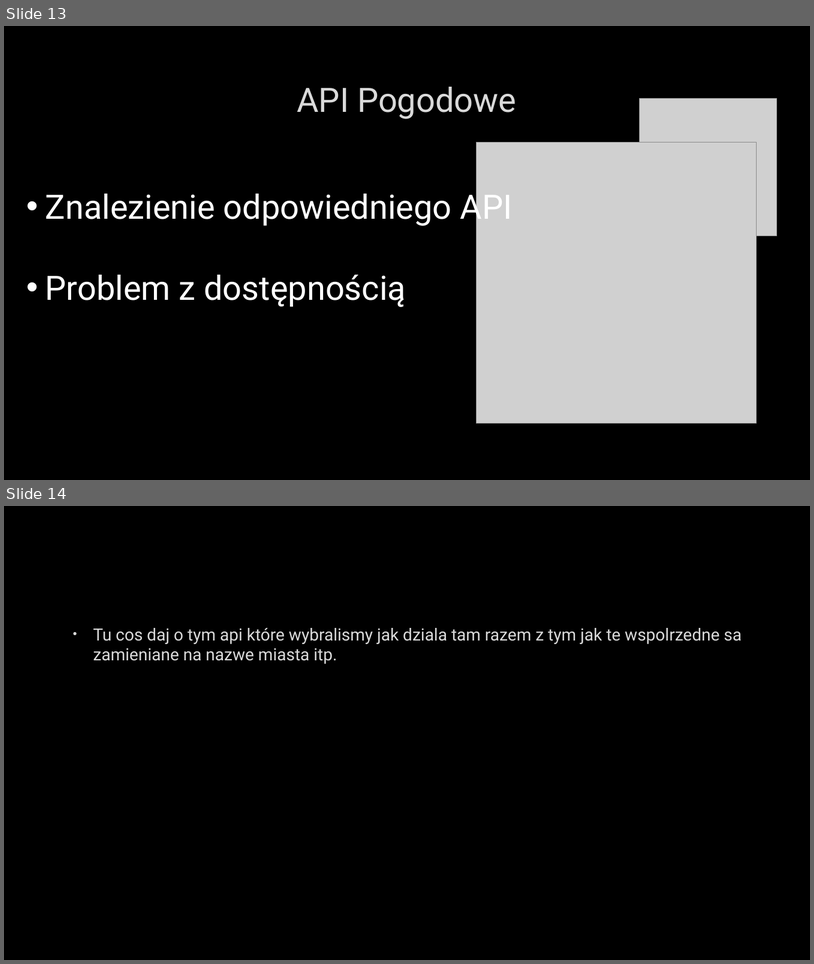
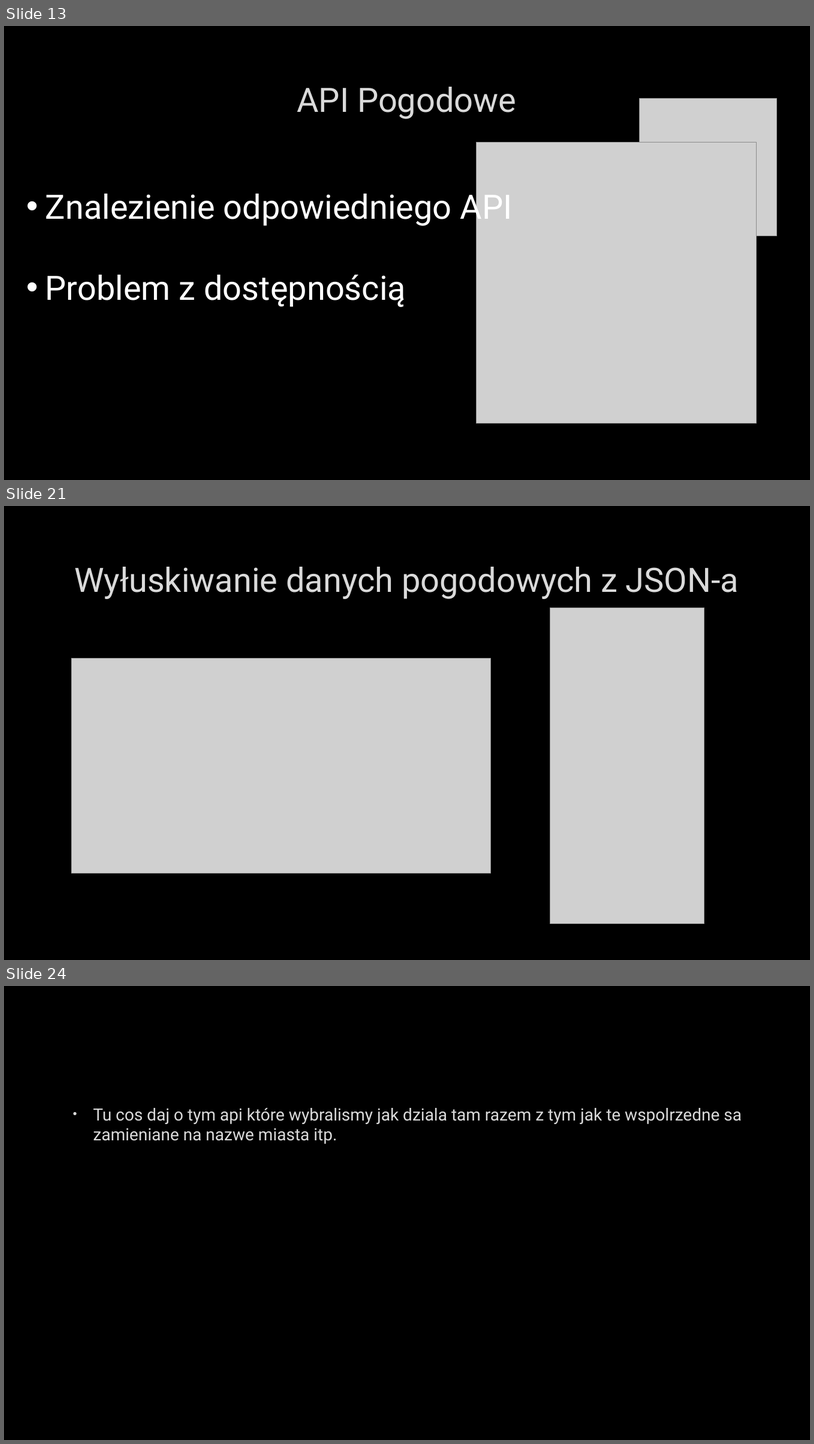
Before and after one commit to Luckownia/WeatherForecastApp, a slide deck: Aplikacja pogodowa na Androida.pptx. Shown one above the other, each under a label of ours: slides 13 and 14 before the commit, slides 13, 21 and 24 after it; the slides between them are not shown. The pictures are 814x964 and 814x1444 pixels, drawn with LibreOffice and Linux fonts; fonts in the diff are those of the drawing; grey boxes stand for pictures; background and template pictures are left out. Boxes give left, top, right and bottom in pixels: in the first picture for what was removed or moved away, otherwise in the second. Text is boxed around its words. In the diff, an @@ line names an element or a change of style, - is before the commit and + after.

```diff
--- a/Aplikacja pogodowa na Androida.pptx
+++ b/Aplikacja pogodowa na Androida.pptx
@@ slide 21 added at (4,506,810,960), background picture (left out) @@
@@ title added at (74,567,739,599), 40 pt, text #DADADA @@
+Wyłuskiwanie danych pogodowych z JSON-a
@@ picture added at (550,607,705,924) @@
@@ picture added at (72,658,492,873) @@
@@ what was slide 14 is now slide 24 @@
```
Also in this commit, not shown: 9 other slides added.
